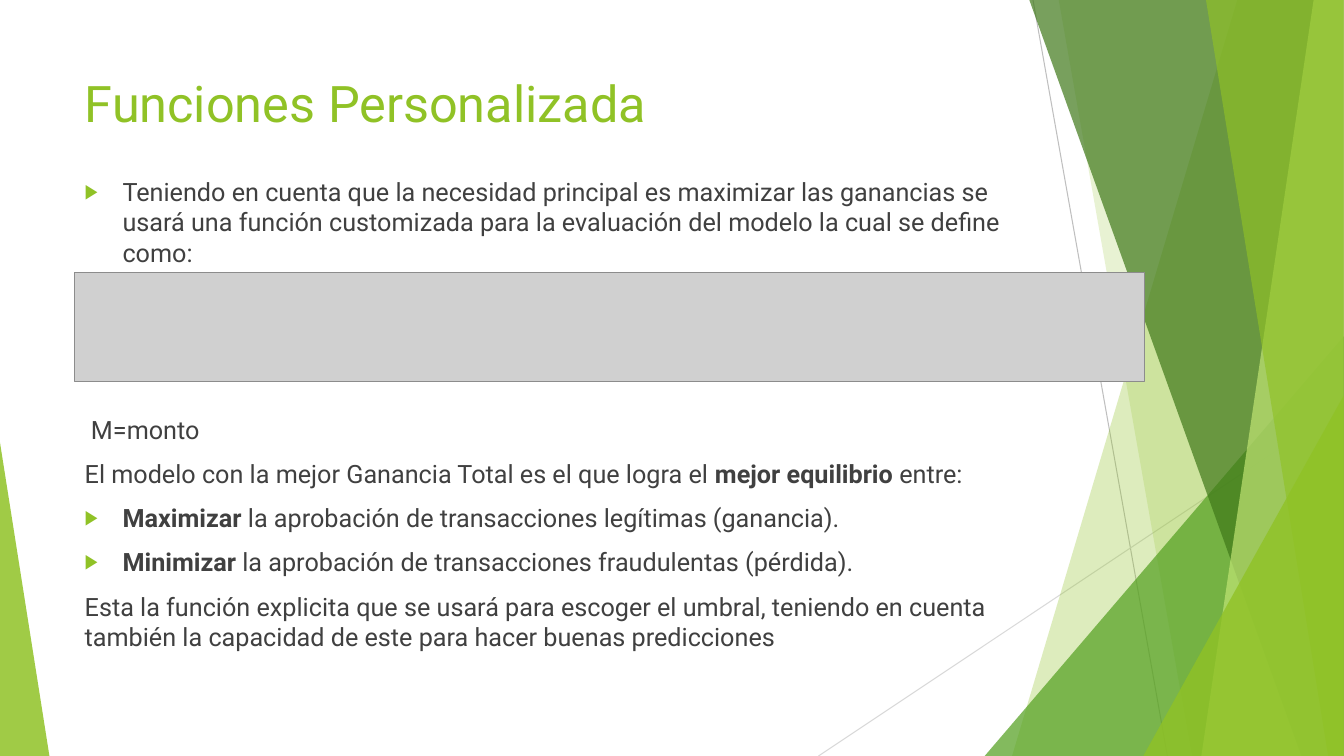
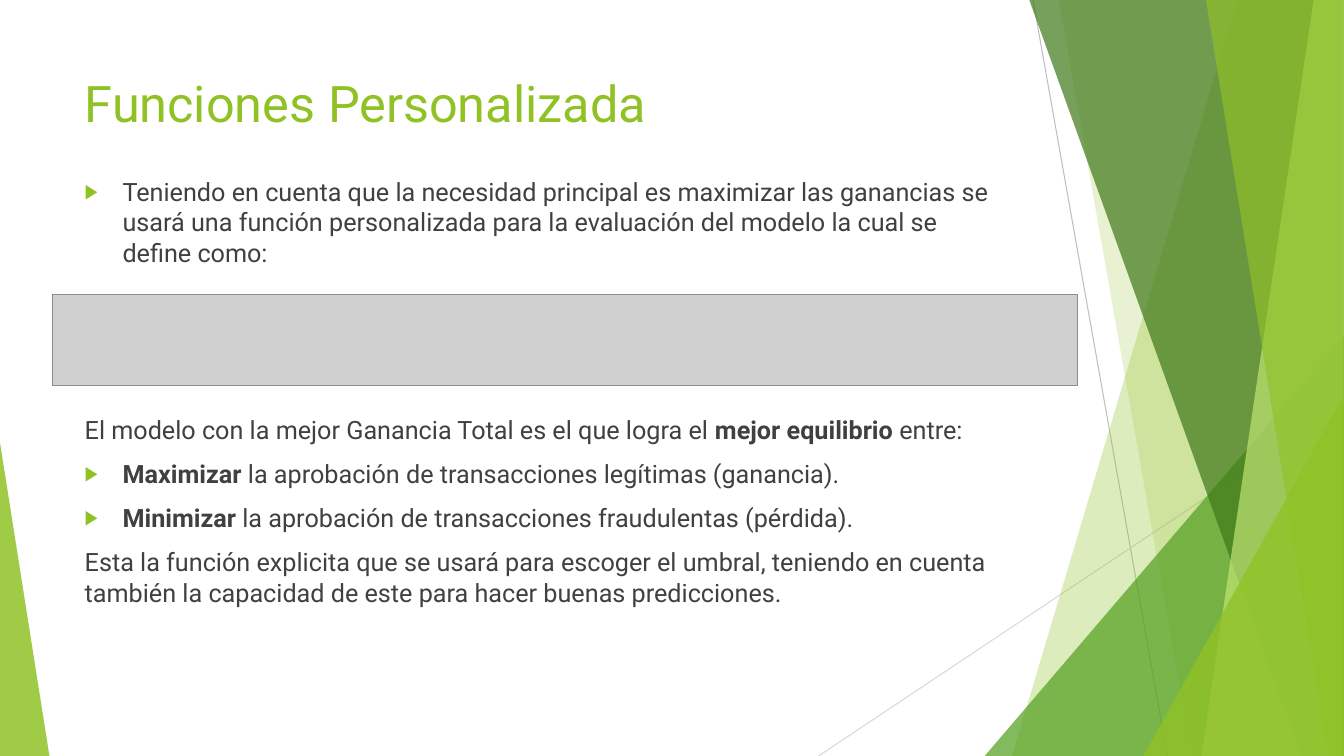
Before and after one commit to JuJurado238/Prueba_MeLi, a slide deck: slide 8 of Modelo de detección de Fraude.pptx (slide 7 before the commit). Drawn at 1344x756 pixels with LibreOffice and Linux fonts; fonts in the diff are those of the drawing; grey boxes stand for pictures. Boxes give left, top, right and bottom in pixels: in the first picture for what was removed or moved away, otherwise in the second. Text is boxed around its words. In the diff, an @@ line names an element or a change of style, - is before the commit and + after.

```diff
--- a/Modelo de detección de Fraude.pptx
+++ b/Modelo de detección de Fraude.pptx
@@ text at (x1=123, y1=182, x2=988, y2=263): text changed @@
-▶ Teniendo en cuenta que la necesidad principal es maximizar las ganancias se usará una función customizada para la evaluación del modelo la cual se define como:
-M=monto
+▶ Teniendo en cuenta que la necesidad principal es maximizar las ganancias se usará una función personalizada para la evaluación del modelo la cual se define como:
@@ picture resized from (x1=75, y1=272, x2=1145, y2=381) to (x1=52, y1=294, x2=1078, y2=386) @@
@@ text at (x1=85, y1=552, x2=985, y2=607): text changed @@
-Esta la función explicita que se usará para escoger el umbral, teniendo en cuenta también la capacidad de este para hacer buenas predicciones
+Esta la función explicita que se usará para escoger el umbral, teniendo en cuenta también la capacidad de este para hacer buenas predicciones.
```
Also in this commit, not shown: 10 other slides changed, 3 slides added, 1 slide removed, 3 other files.
